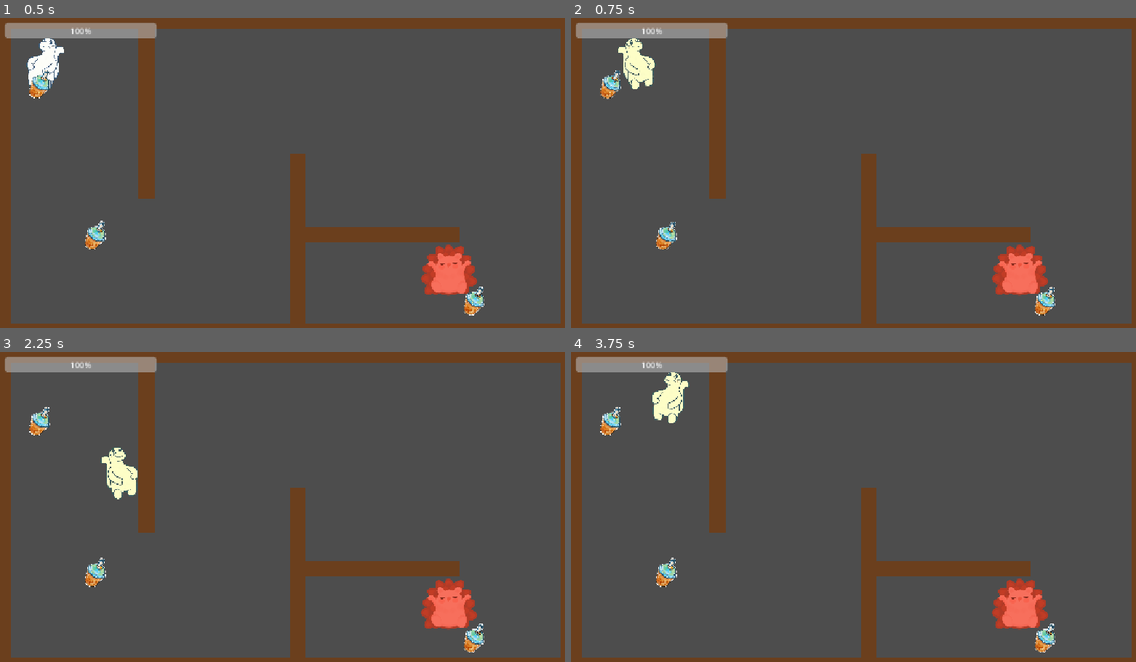
Above: before the commit, frames 1-4 (two rows, left to right).
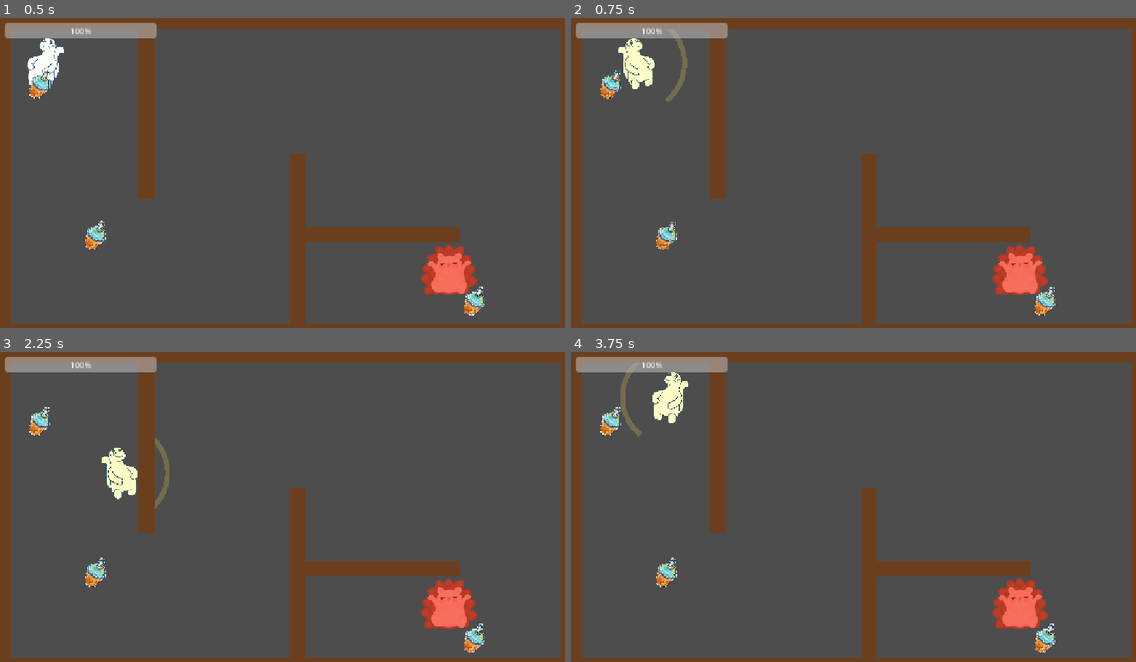
Above: after the commit, the same moments.

Repository: Rexaintreal/bobascape
Game: Godot game, scene res://main.tscn
Same seed, same stepped clock (60 frames per second), same inputs: the game is played once before the commit and once after it.
Inputs (mouse positions are in pixels of both pictures, inside the frame that each line leads up to):
- Up to frame 1 (0.5 s): no input
- Up to frame 2 (0.75 s): move the mouse to (983, 160) at 0.52 s; hold D (move_right) from 0.53 s (still down); click (983, 160) at 0.6 s
- Up to frame 3 (2.25 s): tap Shift (dash) at 0.8, 1.35 s; move the mouse to (169, 525) at 1.27 s; release D (move_right) at 1.28 s; hold S (move_down) 1.28-2.03 s; click (169, 525) at 1.55 s; move the mouse to (344, 438) at 2.02 s; hold D (move_right) from 2.03 s (still down); click (344, 438) at 2.1 s
- Up to frame 4 (3.75 s): tap Shift (dash) at 2.3, 2.85 s; move the mouse to (825, 575) at 2.77 s; release D (move_right) at 2.78 s; hold W (move_up) 2.78-3.53 s; click (825, 575) at 3.05 s; move the mouse to (1028, 559) at 3.52 s; hold A (move_left) from 3.53 s (still down); click (1028, 559) at 3.6 s

Frame 1 is identical in both runs. In frame 2, 0.2% of the frame differs, in the area x 16-21%, y 6-28%; in frame 3, 0.2%; in frame 4, 0.2%, in the area x 8-13%, y 6-28%.

Commit message:
added slash and knock effect to daven

Diff:
--- a/enemy.gd
+++ b/enemy.gd
@@ -6,9 +6,11 @@
 @export var detect_range := 350.0
 
 var cooldown := 0.0
+var knock := Vector2.ZERO
 var player: Node2D
 
 @onready var health_bar = get_node_or_null("HealthBar")
+@onready var sprite = $Sprite2D
 
 func _ready():
 	motion_mode = MOTION_MODE_FLOATING
@@ -23,10 +25,12 @@
 		return
 
 	var to_player = player.global_position - global_position
+	var chase = Vector2.ZERO
 	if to_player.length() < detect_range:
-		velocity = to_player.normalized() * speed
-	else:
-		velocity = Vector2.ZERO
+		chase = to_player.normalized() * speed
+		sprite.flip_h = to_player.x > 0
+	velocity = chase + knock
+	knock = knock.move_toward(Vector2.ZERO, 1400.0 * delta)
 	move_and_slide()
 
 	cooldown -= delta
@@ -36,10 +40,12 @@
 			other.take_damage(damage)
 			cooldown = 1.0
 
-func take_damage(amount):
+func take_damage(amount, from_pos := Vector2.ZERO):
 	health -= amount
 	if health_bar != null:
 		health_bar.value = health
+	if from_pos != Vector2.ZERO:
+		knock = (global_position - from_pos).normalized() * 450.0
 	modulate = Color(1, 1, 1, 0.3)
 	create_tween().tween_property(self, "modulate", Color.WHITE, 0.15)
 	if health <= 0:
--- a/player.gd
+++ b/player.gd
@@ -6,8 +6,8 @@
 const DASH_SPEED = 650.0
 const DASH_TIME = 0.15
 const DASH_COOLDOWN = 0.8
-const ATTACK_DAMAGE = 10
-const ATTACK_COOLDOWN = 0.4
+const ATTACK_DAMAGE = 15
+const ATTACK_COOLDOWN = 0.35
 const FRONT_TEXTURE = preload("res://assets/orpheus_front.png")
 const BACK_TEXTURE = preload("res://assets/orpheus_back.png")
 
@@ -19,6 +19,8 @@
 var dash_timer := 0.0
 var dash_cd := 0.0
 var dash_dir := Vector2.ZERO
+var invuln := 0.0
+var slash_t := 0.0
 
 @onready var sprite = $Sprite2D
 @onready var attack_area = $AttackArea
@@ -34,12 +36,15 @@
 
 	dash_timer -= delta
 	dash_cd -= delta
+	invuln -= delta
+	slash_t -= delta
 	attack_timer -= delta
 
 	if Input.is_action_just_pressed("dash") and dash_cd <= 0.0:
 		dash_dir = direction if direction != Vector2.ZERO else facing
 		dash_timer = DASH_TIME
 		dash_cd = DASH_COOLDOWN
+		invuln = DASH_TIME + 0.1
 		sprite.modulate = Color(1, 1, 1, 0.5)
 		create_tween().tween_property(sprite, "modulate", Color.WHITE, DASH_TIME + 0.1)
 
@@ -62,19 +67,29 @@
 	attack_area.position = facing * 60
 	if Input.is_action_just_pressed("attack") and attack_timer <= 0.0:
 		attack()
+	queue_redraw()
 
+func _draw():
+	if slash_t > 0.0:
+		draw_arc(Vector2.ZERO, 95.0, facing.angle() - 0.9, facing.angle() + 0.9, 16, Color(1, 0.85, 0.3, slash_t / 0.15), 10.0)
 
 func attack():
 	attack_timer = ATTACK_COOLDOWN
+	slash_t = 0.15
 	sprite.modulate = Color(1, 1, 0.4)
 	create_tween().tween_property(sprite, "modulate", Color.WHITE, 0.2)
 	for body in attack_area.get_overlapping_bodies():
 		if body.is_in_group("enemy"):
-			body.take_damage(ATTACK_DAMAGE)
+			body.take_damage(ATTACK_DAMAGE, global_position)
 
 func take_damage(amount):
+	if invuln > 0.0:
+		return
+	invuln = 0.5
 	health = max(health - amount, 0)
 	health_changed.emit(health, max_health)
+	sprite.modulate = Color(1, 0.3, 0.3)
+	create_tween().tween_property(sprite, "modulate", Color.WHITE, 0.3)
 	if health <= 0:
 		get_tree().call_deferred("reload_current_scene")
 
